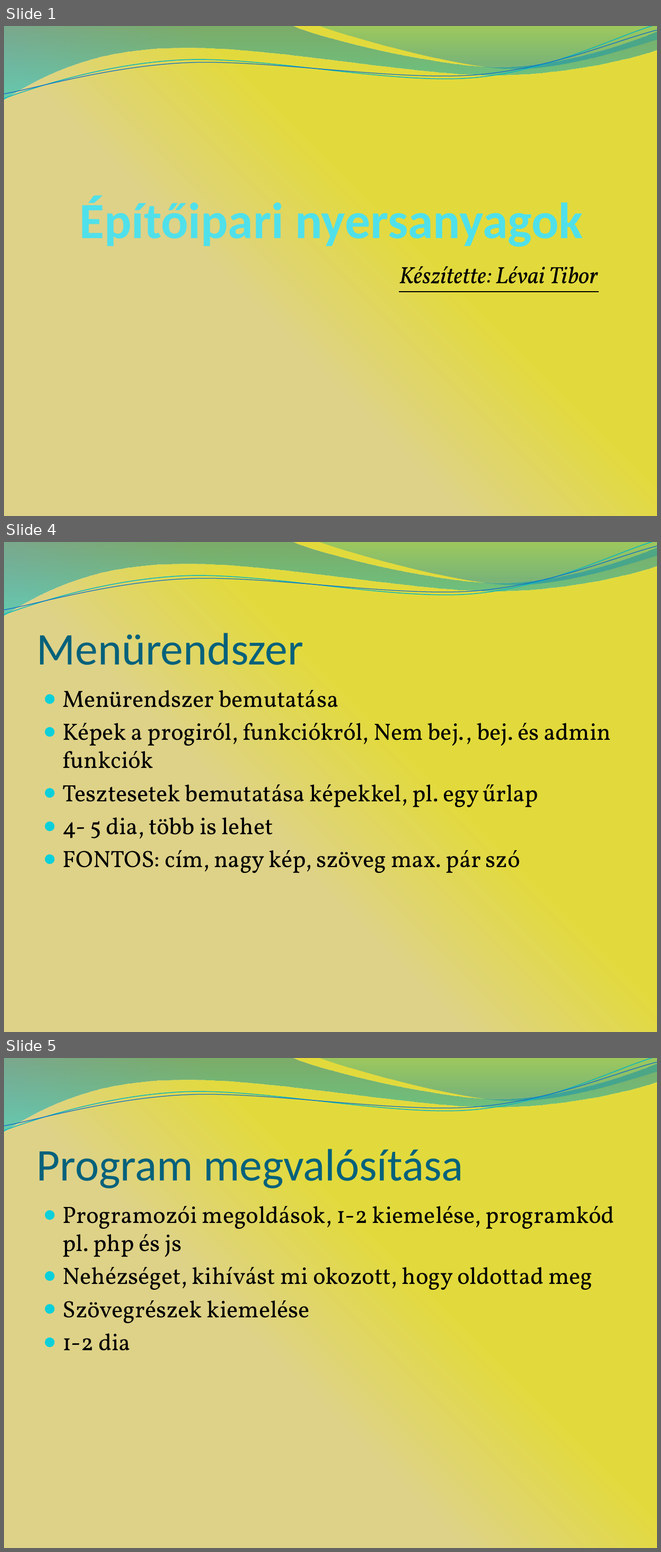
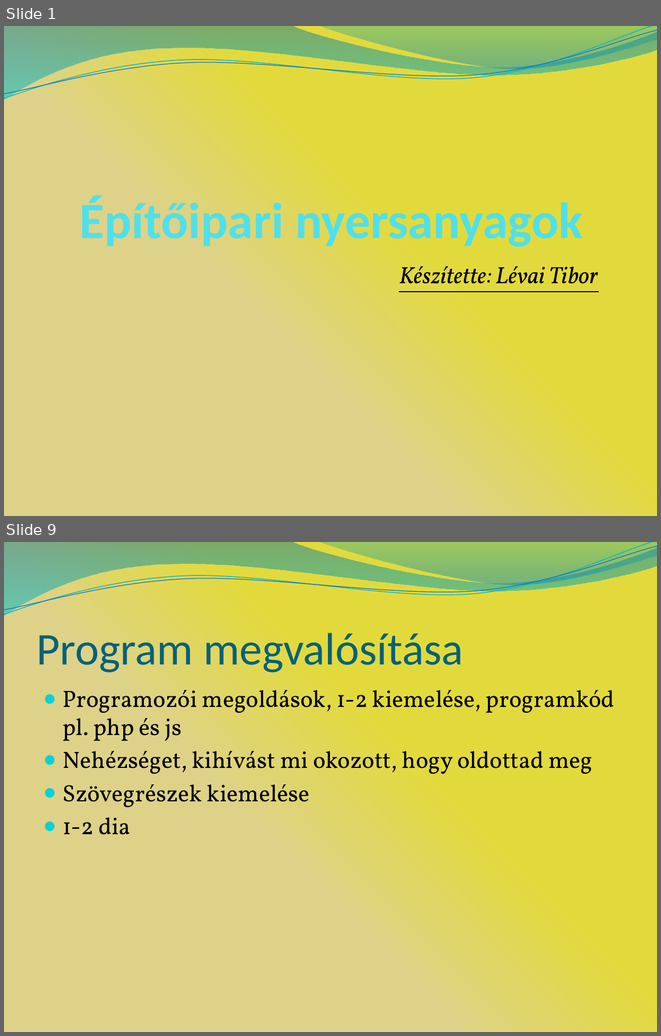
Before and after one commit to ProFreshCash/mobilfrontendanyagok, a slide deck: Varbirone_vedes_minta.pptx. Shown one above the other, each under a label of ours: slides 1, 4 and 5 before the commit, slides 1 and 9 after it; the slides between them are not shown. The pictures are 661x1552 and 661x1036 pixels, drawn with LibreOffice and Linux fonts; fonts in the diff are those of the drawing. Boxes give left, top, right and bottom in pixels: in the first picture for what was removed or moved away, otherwise in the second. Text is boxed around its words. In the diff, an @@ line names an element or a change of style, - is before the commit and + after.

Commit message:
teszt

```diff
--- a/Varbirone_vedes_minta.pptx
+++ b/Varbirone_vedes_minta.pptx
@@ slide 4 removed at [4, 542, 657, 1032], background gradient #DED288 to #E2DA3C; not listed: 4 template elements that a slide beside it also shows @@
@@ title removed at [37, 627, 303, 675] @@
-Menürendszer
@@ text removed at [63, 690, 611, 873] @@
-● Menürendszer bemutatása
-● Képek a progiról, funkciókról, Nem bej., bej. és admin funkciók
-● Tesztesetek bemutatása képekkel, pl. egy űrlap
-● 4- 5 dia, több is lehet
-● FONTOS: cím, nagy kép, szöveg max. pár szó
@@ what was slide 5 is now slide 9 @@
```
Also in this commit, not shown: 3 slides changed, 5 slides added.
